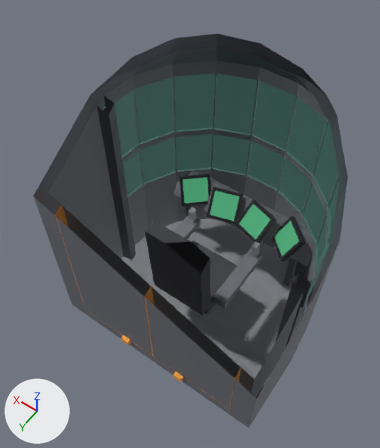
One commit to the glTF model assets/models/cockpit_blockouts/twintier_rear.glb: the scene before it, then after it.
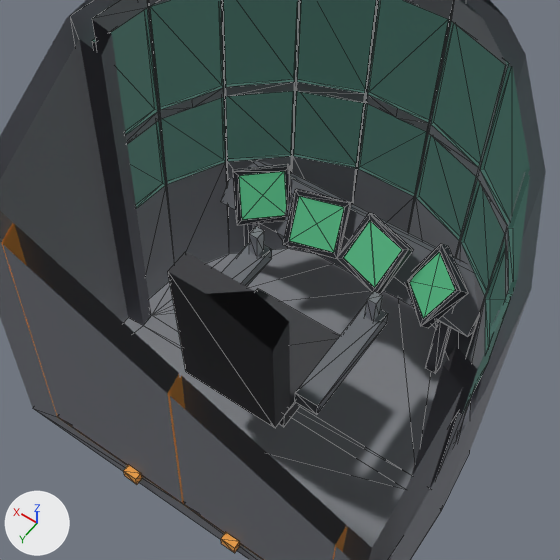
Each version appears first whole from a camera (50 mm lens) standing at (-1.43, 2.26, 4.53) and looking at (0.09, 0.12, 1.17), and next in a close-up on the part from 14% to 94% of the width and 19% to 86% of the height. Lighting does not change. The marker at lower left points along +X, +Y and +Z. The older version's two pictures come first. The close-ups show mesh edges as thin lines. Everything nearer to the camera than a plane just in front of the edit is cut away. Where no turn or scale is listed for an object, it has been applied to the vertices. Vertices at exactly the same position are counted once.

The first close-up shows 'dash', 'door_l', 'door_r', 'mfd_dash0', 'mfd_dash0_screen', 'mfd_dash1', 'mfd_dash1_screen', 'mfd_dash2', 'mfd_dash2_screen', 'mfd_dash3', 'mfd_dash3_screen', 'seat', 'shell' and 2 more.
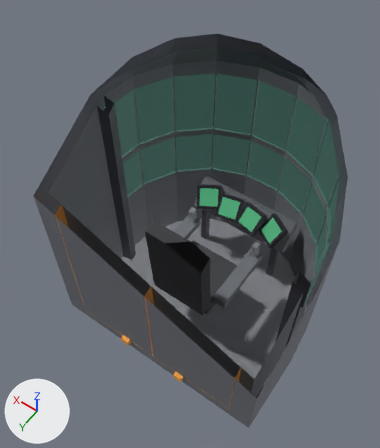
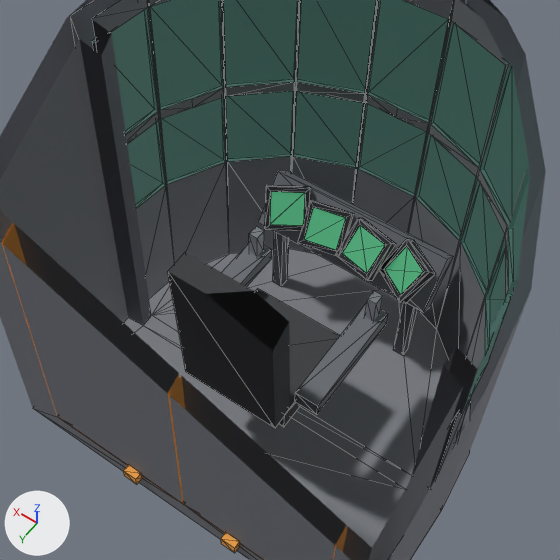
Location of each change, [x1, y1, x2, y2] in pixels of the close-ups (560 x 560 px):
'dash', mesh rescaled (24% narrower, 13% shorter): before [221, 161, 479, 374]; after [259, 170, 454, 355]
'mfd_dash3_screen', reshaped (27% narrower, 28% shorter): before [239, 171, 287, 220]; after [270, 191, 305, 226]
'mfd_dash0_screen', reshaped (15% narrower, 25% shorter): before [410, 252, 455, 318]; after [385, 246, 423, 295]
'mfd_dash0', reshaped (11% narrower, 21% shorter): before [405, 244, 468, 328]; after [380, 238, 436, 304]
'mfd_dash2_screen', reshaped (23% narrower, 23% shorter): before [289, 196, 344, 252]; after [304, 207, 346, 250]
'mfd_dash1', reshaped (22% narrower, 22% shorter): before [337, 213, 413, 294]; after [337, 218, 396, 281]
'mfd_dash1_screen', reshaped (25% narrower, 27% shorter): before [344, 221, 402, 287]; after [342, 225, 385, 273]
'mfd_dash2', reshaped (19% narrower, 19% shorter): before [283, 189, 352, 258]; after [298, 200, 354, 256]
'mfd_dash3', reshaped (22% narrower, 24% shorter): before [233, 164, 291, 225]; after [265, 185, 310, 231]

The change, as a list of edits to the scene's bpy script:
```text
Change me_dash_013:
    remove me_dash_013.from_pydata(...)  # 24 vertices, 36 faces; spans x -0.75..0.75, y -0.76..-0.5, z 0.0..0.77
    add me_dash_013.from_pydata(...)  # 24 vertices, 36 faces; spans x -0.5..0.5, y -0.76..-0.5, z 0.0..0.77
    me_dash_013 part 1: the whole mesh is scaled about its middle by (0.668, 1, 1)
Change me_mfd_dash0_013:
    remove me_mfd_dash0_013.from_pydata(...)  # 16 vertices, 28 faces; spans x -0.685..-0.335, y -0.726..-0.381, z 0.565..0.835
    add me_mfd_dash0_013.from_pydata(...)  # 16 vertices, 28 faces; spans x -0.496..-0.211, y -0.689..-0.419, z 0.595..0.805
    me_mfd_dash0_013 part 2: the whole mesh is rebuilt
Change me_mfd_dash0_screen_013:
    remove me_mfd_dash0_screen_013.from_pydata(...)  # 4 vertices, 2 faces; spans x -0.633..-0.367, y -0.673..-0.413, z 0.61..0.81
    add me_mfd_dash0_screen_013.from_pydata(...)  # 4 vertices, 2 faces; spans x -0.448..-0.243, y -0.634..-0.45, z 0.641..0.781
    me_mfd_dash0_screen_013 part 3
    me_mfd_dash0_screen_013.vertices[0].co: (-0.543, -0.413, 0.61) -> (-0.391, -0.45, 0.641)  # pixel (423, 319) -> pixel (400, 295)
    me_mfd_dash0_screen_013.vertices[1].co: (-0.367, -0.575, 0.61) -> (-0.243, -0.544, 0.641)  # pixel (408, 280) -> pixel (384, 269)
    me_mfd_dash0_screen_013.vertices[2].co: (-0.457, -0.673, 0.81) -> (-0.3, -0.634, 0.781)  # pixel (440, 251) -> pixel (407, 245)
    me_mfd_dash0_screen_013.vertices[3].co: (-0.633, -0.51, 0.81) -> (-0.448, -0.539, 0.781)  # pixel (456, 290) -> pixel (424, 272)
Change me_mfd_dash1_013:
    remove me_mfd_dash1_013.from_pydata(...)  # 16 vertices, 28 faces; spans x -0.342..0.002, y -0.705..-0.403, z 0.574..0.826
    add me_mfd_dash1_013.from_pydata(...)  # 16 vertices, 28 faces; spans x -0.247..0.012, y -0.669..-0.439, z 0.599..0.801
    me_mfd_dash1_013 part 4: the whole mesh is rebuilt
Change me_mfd_dash1_screen_013:
    remove me_mfd_dash1_screen_013.from_pydata(...)  # 4 vertices, 2 faces; spans x -0.304..-0.028, y -0.651..-0.431, z 0.621..0.803
    add me_mfd_dash1_screen_013.from_pydata(...)  # 4 vertices, 2 faces; spans x -0.213..-0.017, y -0.616..-0.466, z 0.646..0.778
    me_mfd_dash1_screen_013 part 5
    me_mfd_dash1_screen_013.vertices[0].co: (-0.258, -0.431, 0.621) -> (-0.189, -0.466, 0.646)  # pixel (375, 288) -> pixel (367, 273)
    me_mfd_dash1_screen_013.vertices[1].co: (-0.028, -0.501, 0.621) -> (-0.017, -0.502, 0.646)  # pixel (343, 257) -> pixel (341, 253)
    me_mfd_dash1_screen_013.vertices[2].co: (-0.074, -0.651, 0.803) -> (-0.041, -0.616, 0.778)  # pixel (370, 220) -> pixel (360, 224)
    me_mfd_dash1_screen_013.vertices[3].co: (-0.304, -0.581, 0.803) -> (-0.213, -0.579, 0.778)  # pixel (402, 250) -> pixel (386, 244)
Change me_mfd_dash2_013:
    remove me_mfd_dash2_013.from_pydata(...)  # 16 vertices, 28 faces; spans x -0.002..0.342, y -0.705..-0.403, z 0.574..0.826
    add me_mfd_dash2_013.from_pydata(...)  # 16 vertices, 28 faces; spans x -0.012..0.247, y -0.669..-0.439, z 0.599..0.801
    me_mfd_dash2_013 part 6: the whole mesh is rebuilt
Change me_mfd_dash2_screen_013:
    remove me_mfd_dash2_screen_013.from_pydata(...)  # 4 vertices, 2 faces; spans x 0.028..0.304, y -0.651..-0.431, z 0.621..0.803
    add me_mfd_dash2_screen_013.from_pydata(...)  # 4 vertices, 2 faces; spans x 0.017..0.213, y -0.616..-0.466, z 0.646..0.778
    me_mfd_dash2_screen_013 part 7
    me_mfd_dash2_screen_013.vertices[0].co: (0.028, -0.501, 0.621) -> (0.017, -0.502, 0.646)  # pixel (333, 252) -> pixel (336, 250)
    me_mfd_dash2_screen_013.vertices[1].co: (0.258, -0.431, 0.621) -> (0.189, -0.466, 0.646)  # pixel (288, 240) -> pixel (304, 239)
    me_mfd_dash2_screen_013.vertices[2].co: (0.304, -0.581, 0.803) -> (0.213, -0.579, 0.778)  # pixel (299, 195) -> pixel (313, 206)
    me_mfd_dash2_screen_013.vertices[3].co: (0.074, -0.651, 0.803) -> (0.041, -0.616, 0.778)  # pixel (344, 206) -> pixel (346, 217)
Change me_mfd_dash3_013:
    remove me_mfd_dash3_013.from_pydata(...)  # 16 vertices, 28 faces; spans x 0.335..0.685, y -0.726..-0.381, z 0.565..0.835
    add me_mfd_dash3_013.from_pydata(...)  # 16 vertices, 28 faces; spans x 0.211..0.496, y -0.689..-0.419, z 0.595..0.805
    me_mfd_dash3_013 part 8: the whole mesh is rebuilt
Change me_mfd_dash3_screen_013:
    remove me_mfd_dash3_screen_013.from_pydata(...)  # 4 vertices, 2 faces; spans x 0.367..0.633, y -0.673..-0.413, z 0.61..0.81
    add me_mfd_dash3_screen_013.from_pydata(...)  # 4 vertices, 2 faces; spans x 0.243..0.448, y -0.634..-0.45, z 0.641..0.781
    me_mfd_dash3_screen_013 part 9
    me_mfd_dash3_screen_013.vertices[0].co: (0.367, -0.575, 0.61) -> (0.243, -0.544, 0.641)  # pixel (287, 215) -> pixel (303, 225)
    me_mfd_dash3_screen_013.vertices[1].co: (0.543, -0.413, 0.61) -> (0.391, -0.45, 0.641)  # pixel (241, 219) -> pixel (269, 224)
    me_mfd_dash3_screen_013.vertices[2].co: (0.633, -0.51, 0.81) -> (0.448, -0.539, 0.781)  # pixel (238, 175) -> pixel (270, 191)
    me_mfd_dash3_screen_013.vertices[3].co: (0.457, -0.673, 0.81) -> (0.3, -0.634, 0.781)  # pixel (284, 170) -> pixel (305, 192)
```
